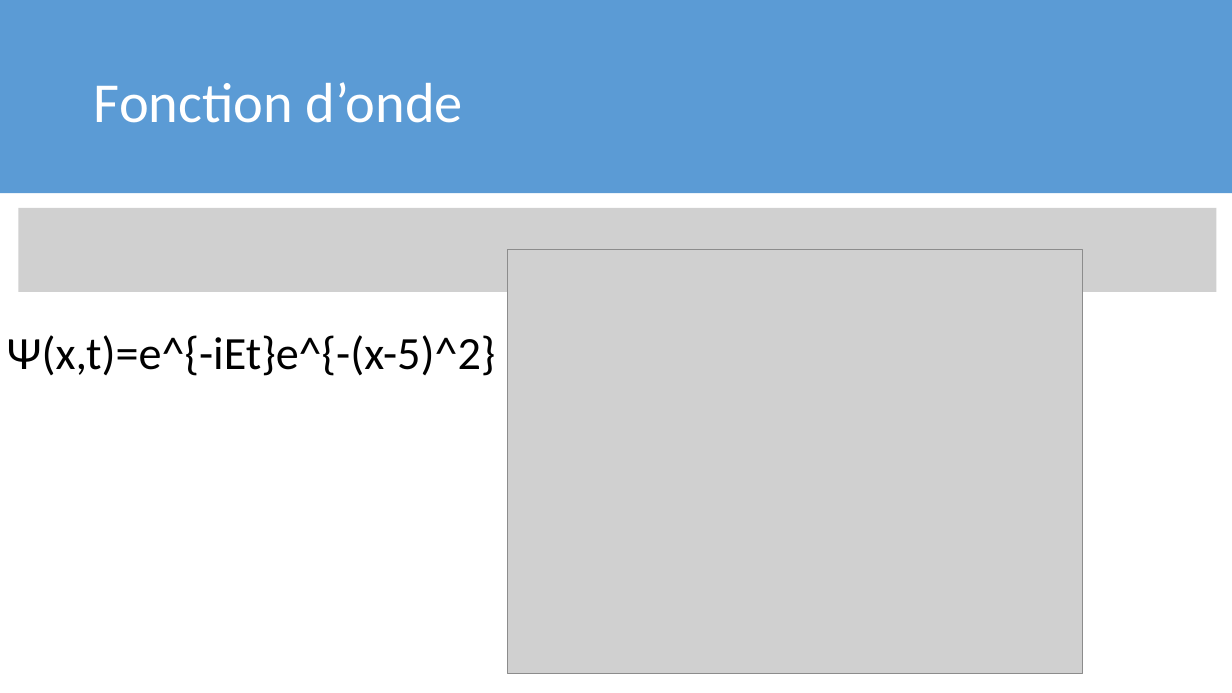
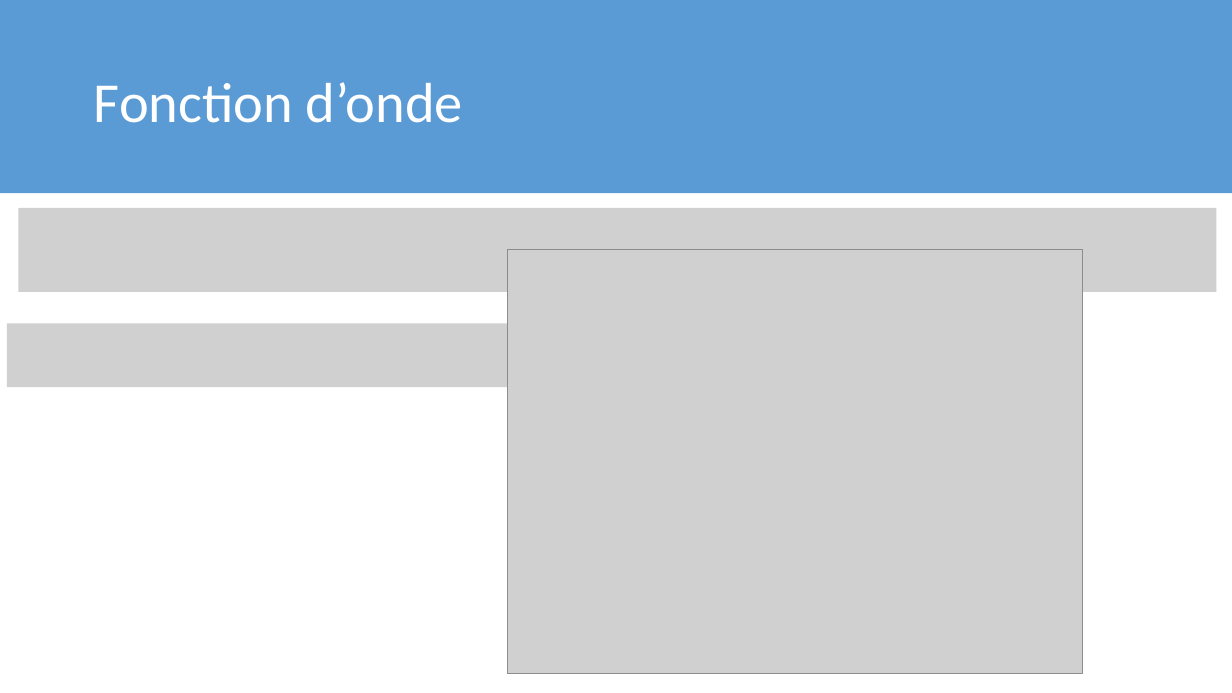
Before and after one commit to meitnerium/theochem, a slide deck: slide 4 of FR/3_Postulats/Postulats.pptx. Drawn at 1232x693 pixels with LibreOffice and Linux fonts; fonts in the diff are those of the drawing; grey boxes stand for pictures. Boxes give left, top, right and bottom in pixels: in the first picture for what was removed or moved away, otherwise in the second. Text is boxed around its words. In the diff, an @@ line names an element or a change of style, - is before the commit and + after.

```diff
--- a/FR/3_Postulats/Postulats.pptx
+++ b/FR/3_Postulats/Postulats.pptx
@@ picture added at (7, 323, 528, 387) @@
@@ text removed at (7, 335, 495, 376) @@
-Ψ(x,t)=e^{-iEt}e^{-(x-5)^2}
```
Also in this commit, not shown: 2 other slides changed, 11 other files.
